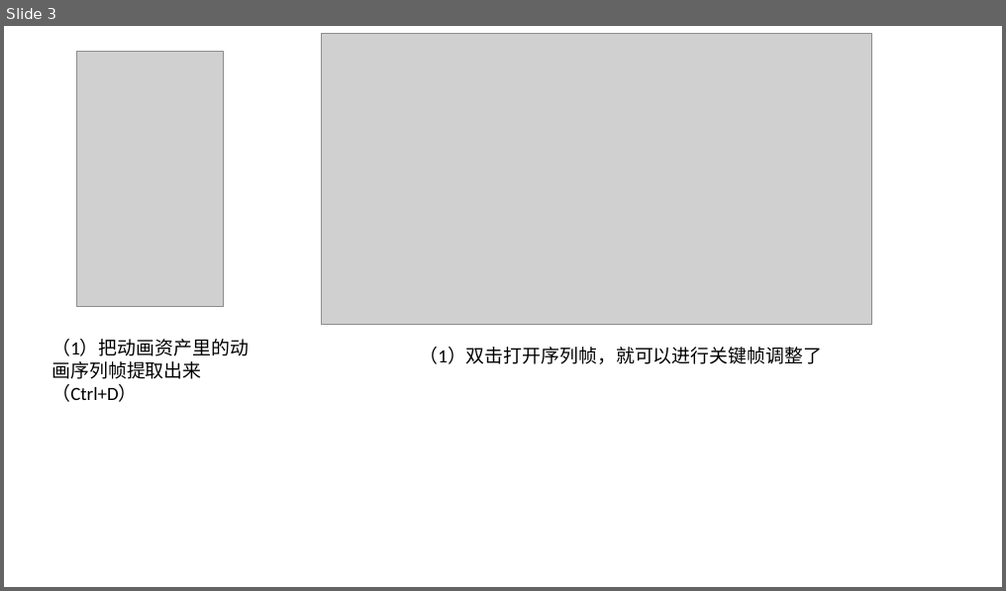
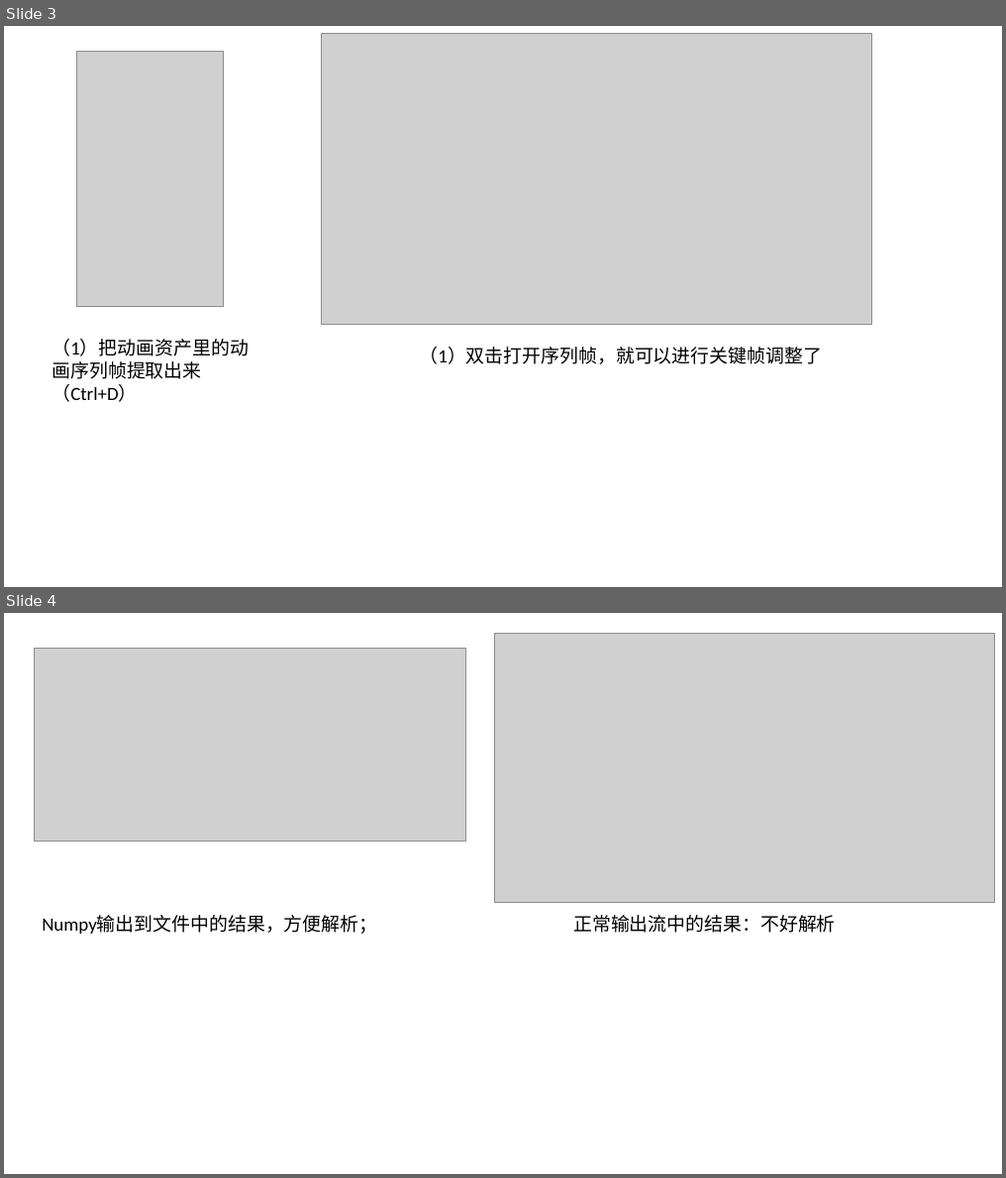
Before and after one commit to AresFox/noteHHYY, a slide deck: 数字人项目/unity版/曾鸣数字人项目笔记1/数字人相关PPT.pptx. Shown one above the other, each under a label of ours: slide 3 before the commit, slides 3 and 4 after it. The pictures are 1006x591 and 1006x1178 pixels, drawn with LibreOffice and Linux fonts; fonts in the diff are those of the drawing; grey boxes stand for pictures. Boxes give left, top, right and bottom in pixels: in the first picture for what was removed or moved away, otherwise in the second. Text is boxed around its words. In the diff, an @@ line names an element or a change of style, - is before the commit and + after.

```diff
--- a/数字人项目/unity版/曾鸣数字人项目笔记1/数字人相关PPT.pptx
+++ b/数字人项目/unity版/曾鸣数字人项目笔记1/数字人相关PPT.pptx
@@ slide 4 added at bbox=[4, 613, 1002, 1174], background #FFFFFF @@
@@ picture added at bbox=[494, 633, 994, 903] @@
@@ picture added at bbox=[35, 649, 466, 841] @@
@@ text added at bbox=[42, 915, 377, 934], 18 pt, text #000000 @@
+Numpy输出到文件中的结果，方便解析；
@@ text added at bbox=[573, 915, 836, 933], 18 pt, text #000000 @@
+正常输出流中的结果：不好解析
```
Also in this commit, not shown: 43 other files.
